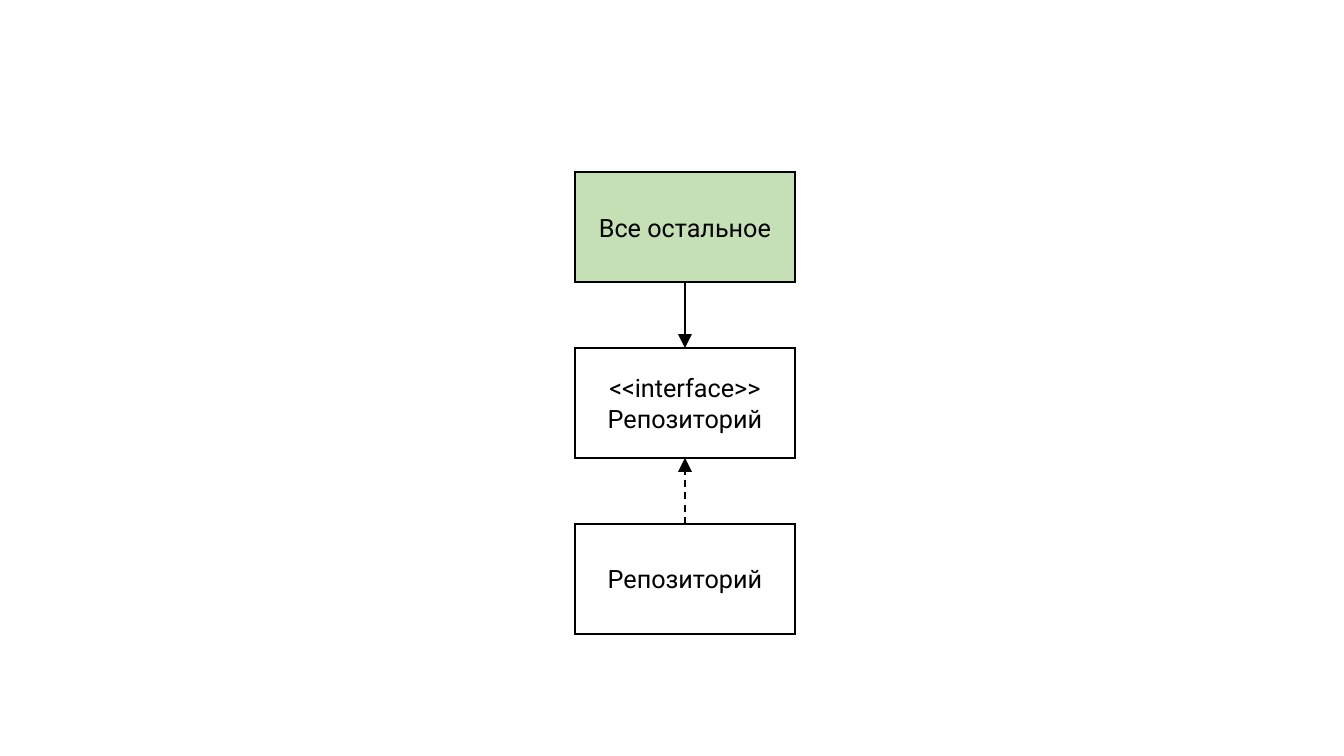
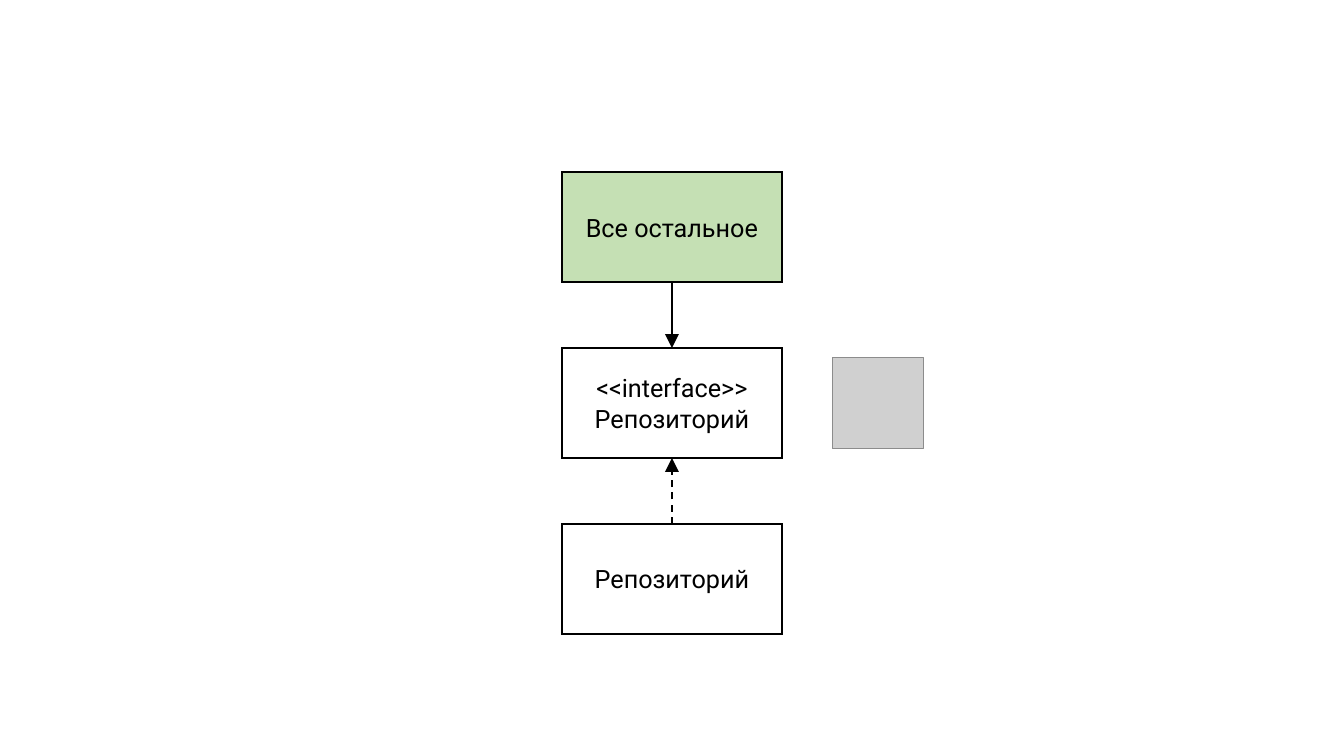
Before and after one commit to rkhaimov/brain-gym, a slide deck: slide 48 of Презентация.pptx. Drawn at 1344x756 pixels with LibreOffice and Linux fonts; fonts in the diff are those of the drawing; grey boxes stand for pictures. Boxes give left, top, right and bottom in pixels: in the first picture for what was removed or moved away, otherwise in the second. Text is boxed around its words. In the diff, an @@ line names an element or a change of style, - is before the commit and + after.

```diff
--- a/Презентация.pptx
+++ b/Презентация.pptx
@@ elbow arrow moved from (686, 282) - (686, 348) to (673, 282) - (673, 348) @@
@@ 3 rectangles: place and size @@
-3 rectangles at bbox=[575, 172, 795, 634]
+3 rectangles at bbox=[563, 172, 782, 634]
@@ picture added at bbox=[833, 357, 925, 449] @@
@@ elbow arrow moved from (686, 524) - (686, 458) to (673, 524) - (673, 458) @@
```
Also in this commit, not shown: 5 other slides changed, 12 slides added, 1 slide removed.
